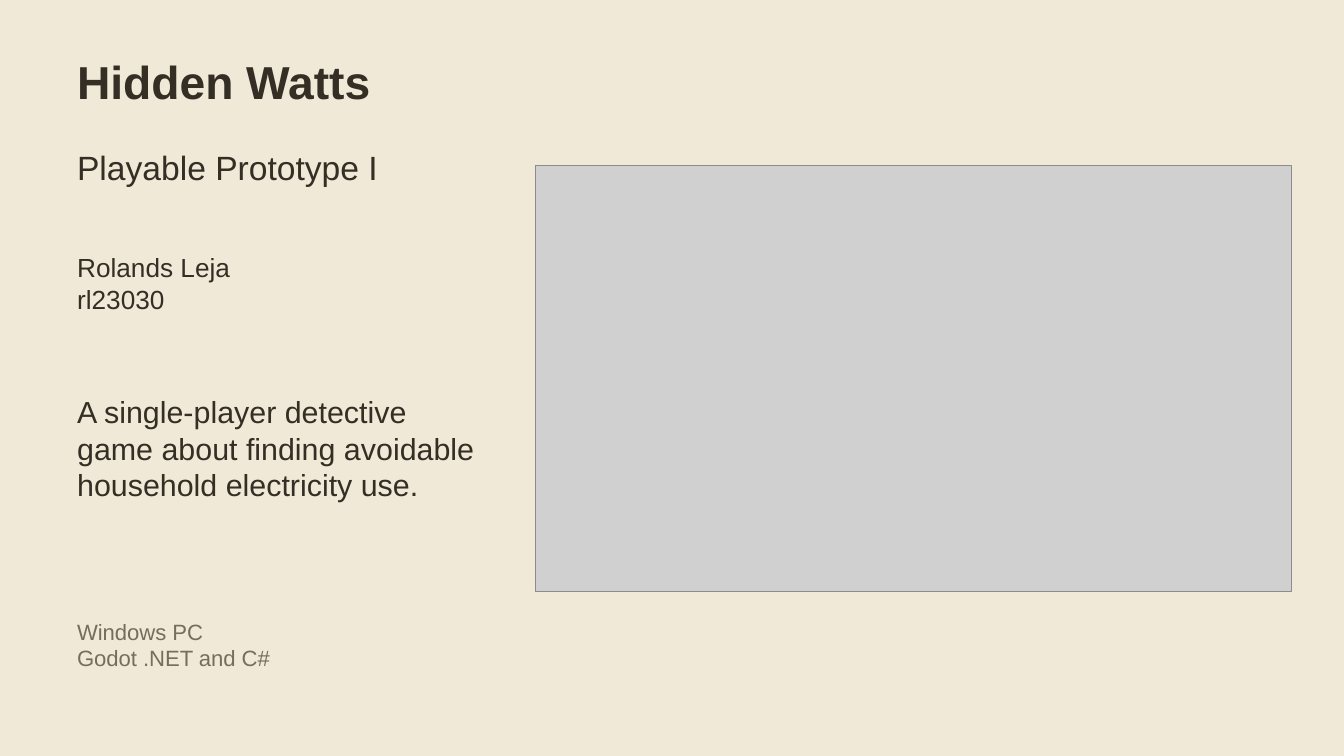
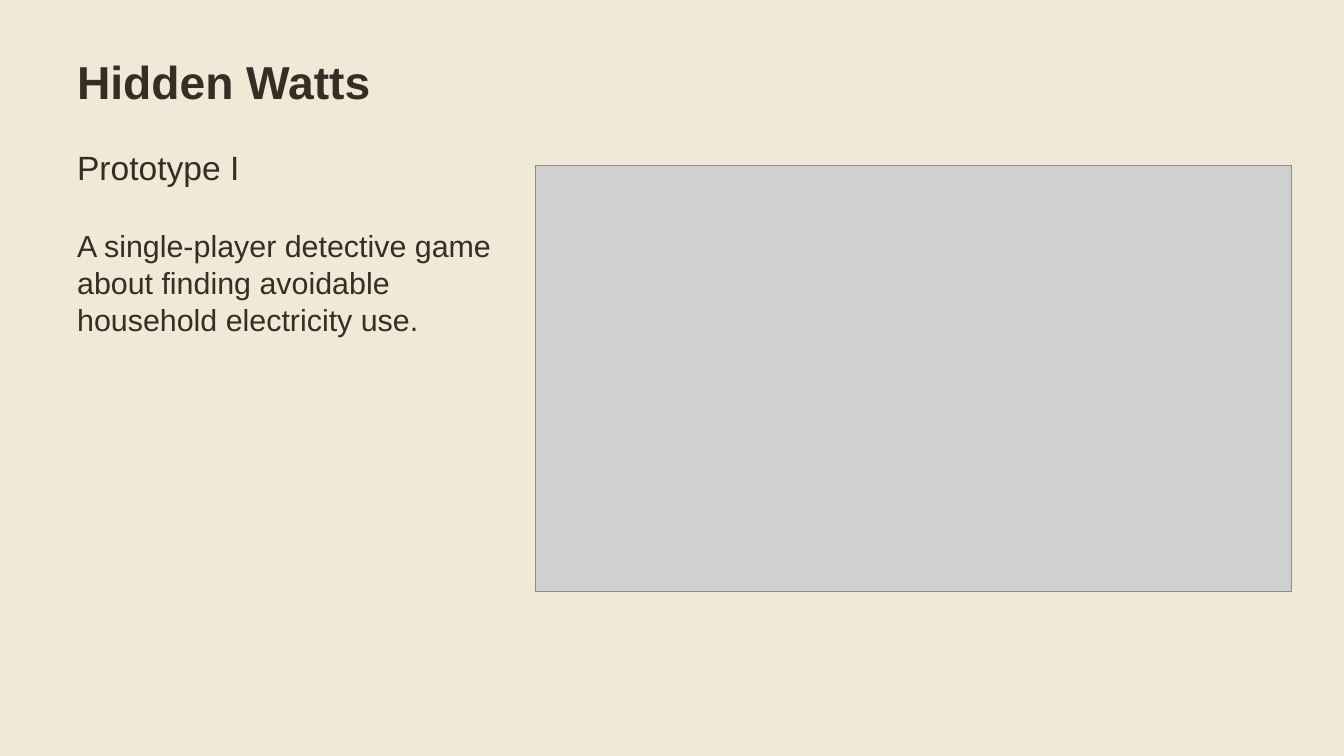
Before and after one commit to RLeja/HiddenWatts, a slide deck: slide 1 of docs/presentation/HiddenWatts-Prototype-I.pptx. Drawn at 1344x756 pixels with LibreOffice and Linux fonts; fonts in the diff are those of the drawing; grey boxes stand for pictures. Boxes give left, top, right and bottom in pixels: in the first picture for what was removed or moved away, otherwise in the second. Text is boxed around its words. In the diff, an @@ line names an element or a change of style, - is before the commit and + after.

```diff
--- a/docs/presentation/HiddenWatts-Prototype-I.pptx
+++ b/docs/presentation/HiddenWatts-Prototype-I.pptx
@@ text at bbox=[77, 157, 239, 187]: text changed @@
-Playable Prototype I
+Prototype I
@@ text "A single-player detective game about ..." rewrapped from bbox=[77, 401, 474, 502] to bbox=[77, 235, 491, 337] @@
@@ text removed at bbox=[77, 258, 230, 310] @@
-Rolands Leja
-rl23030
@@ text removed at bbox=[77, 624, 270, 666] @@
-Windows PC
-Godot .NET and C#
```
Also in this commit, not shown: 3 other slides changed, 1 slide added, 2 slides removed, 1 other file.
